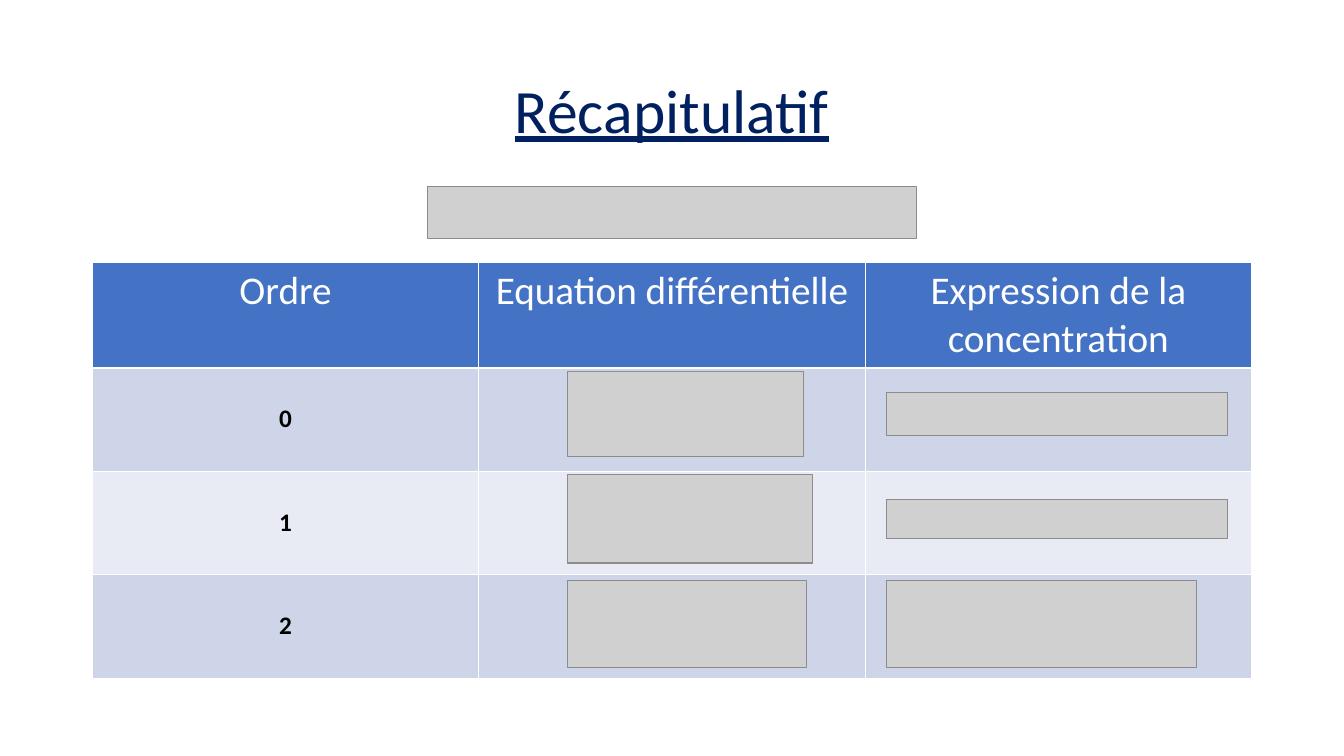
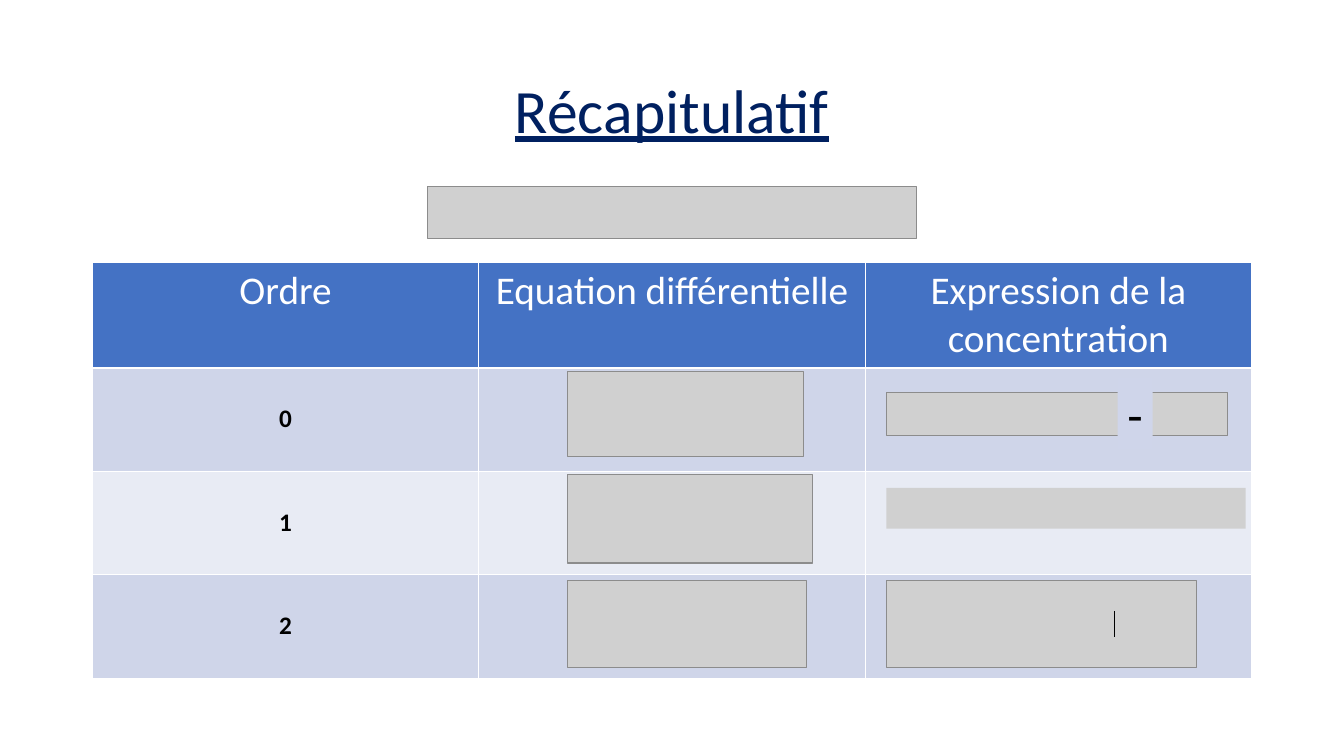
Before and after one commit to VBremaud/VBremaud.github.io, a slide deck: slide 7 of assets/pptx/LC21.pptx (slide 9 before the commit). Drawn at 1344x756 pixels with LibreOffice and Linux fonts; fonts in the diff are those of the drawing; grey boxes stand for pictures. Boxes give left, top, right and bottom in pixels: in the first picture for what was removed or moved away, otherwise in the second. Text is boxed around its words. In the diff, an @@ line names an element or a change of style, - is before the commit and + after.

```diff
--- a/assets/pptx/LC21.pptx
+++ b/assets/pptx/LC21.pptx
@@ rectangle added at [1118, 378, 1153, 450], fill #CFD5EA, 36 pt, text #000000 @@
+-
@@ picture: place and size @@
-picture at [887, 499, 1228, 538]
+picture at [886, 488, 1245, 528]
@@ line added from (1114, 611) to (1114, 637), #000000 1 pt @@
```
Also in this commit, not shown: 2 other slides changed, 1 slide added, 3 slides removed.
